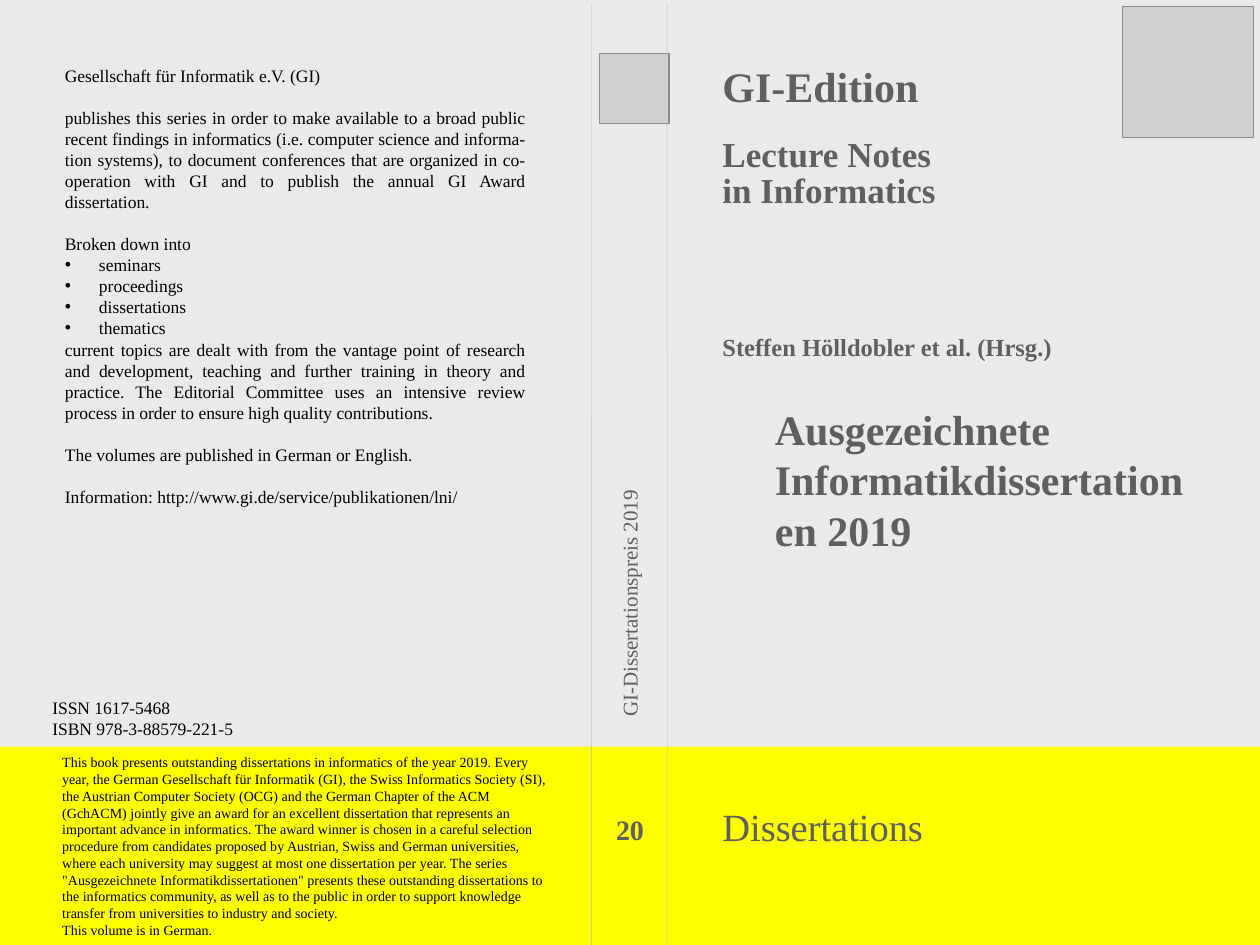
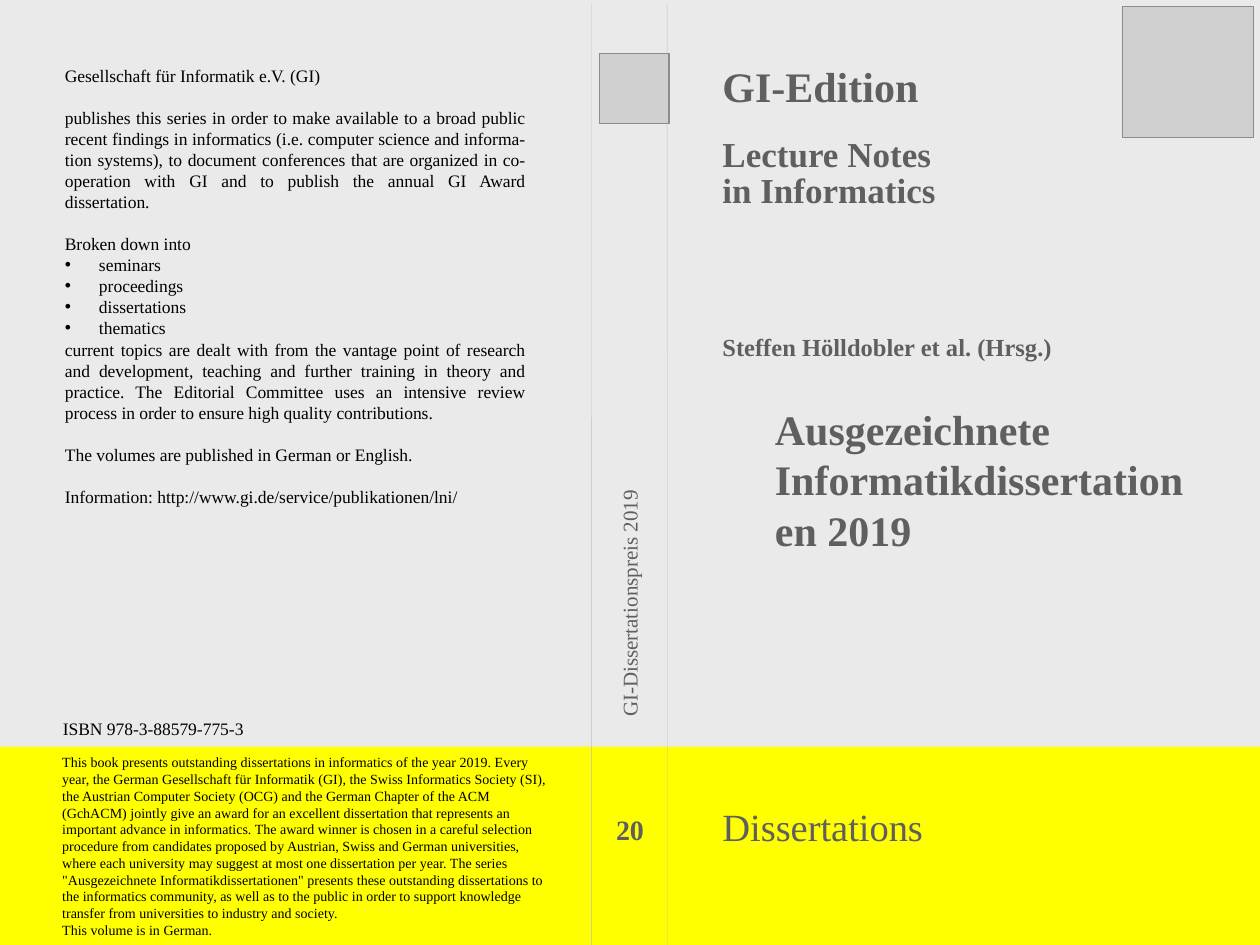
Before and after one commit to nm-wu/GIDiss-LNI, a slide deck: slide 1 of vorspann/Cover-LNI-D-2019.ppt. Drawn at 1260x945 pixels with LibreOffice and Linux fonts; fonts in the diff are those of the drawing; grey boxes stand for pictures. Boxes give left, top, right and bottom in pixels: in the first picture for what was removed or moved away, otherwise in the second. Text is boxed around its words. In the diff, an @@ line names an element or a change of style, - is before the commit and + after.

Commit message:
ISBN angepasst

```diff
--- a/vorspann/Cover-LNI-D-2019.ppt
+++ b/vorspann/Cover-LNI-D-2019.ppt
@@ text at bbox=[63, 723, 244, 735]: text changed @@
-ISSN 1617-5468
-ISBN 978-3-88579-221-5
+ISBN 978-3-88579-775-3
```
Also in this commit, not shown: 1 other file.
